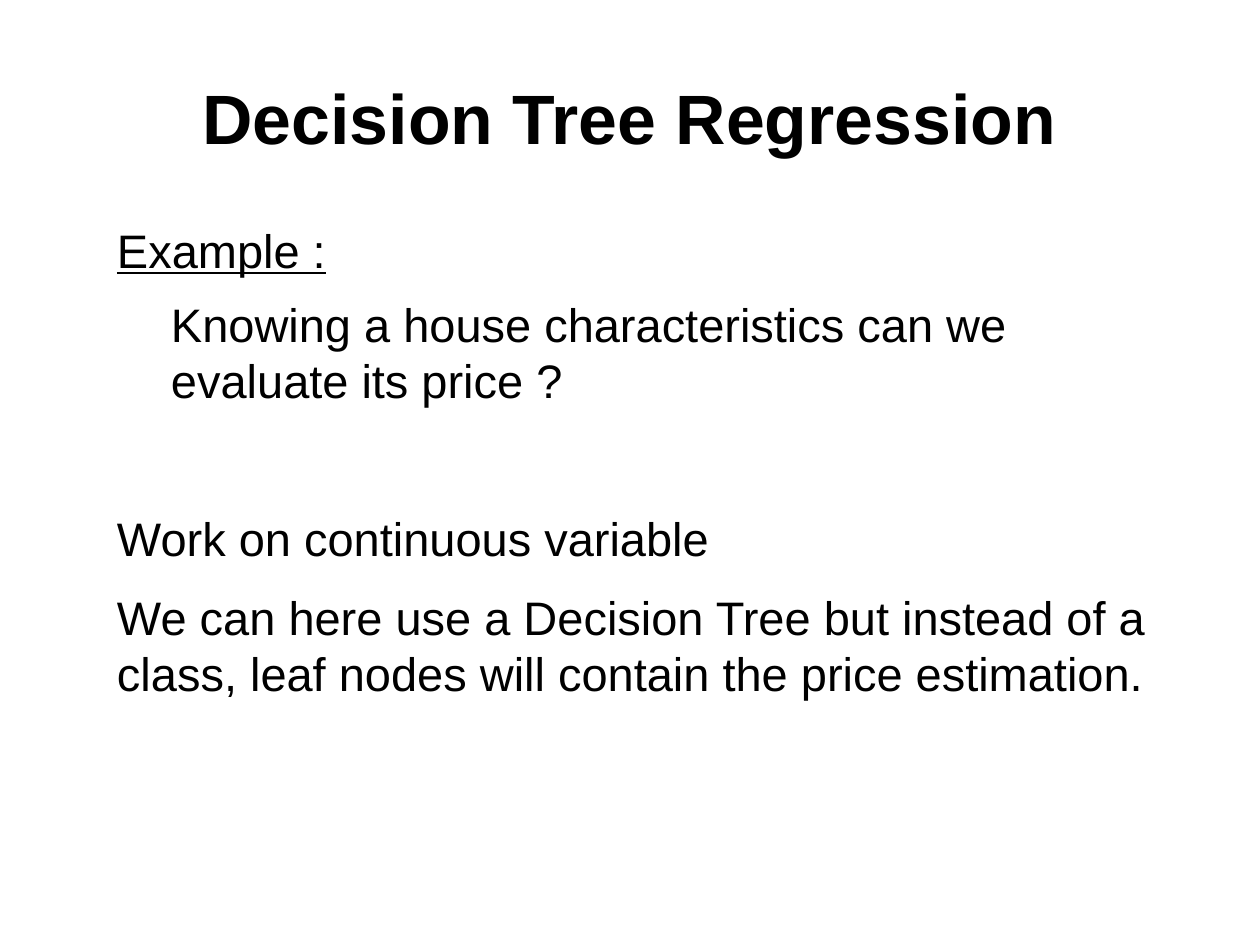
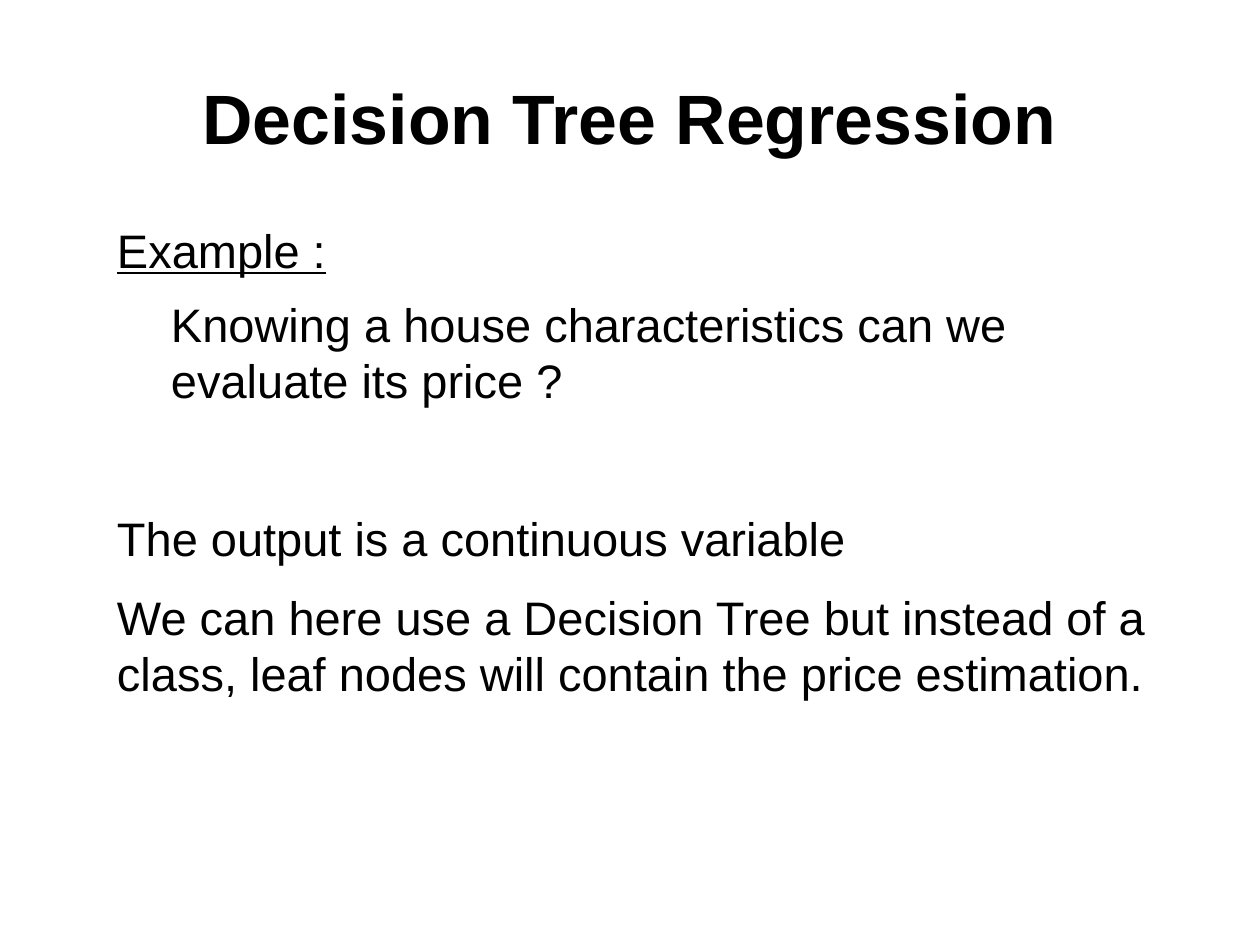
Before and after one commit to tayoakins/bigdata_aims_senegal_II, a slide deck: slide 4 of Slides/ML05_DT_plus.odp. Drawn at 1260x945 pixels with LibreOffice and Linux fonts; fonts in the diff are those of the drawing. Boxes give left, top, right and bottom in pixels: in the first picture for what was removed or moved away, otherwise in the second. Text is boxed around its words. In the diff, an @@ line names an element or a change of style, - is before the commit and + after.

```diff
--- a/Slides/ML05_DT_plus.odp
+++ b/Slides/ML05_DT_plus.odp
@@ text at <box>117,522,845,565</box>: text changed @@
-Work on continuous variable
+The output is a continuous variable
```
Also in this commit, not shown: 2 other slides changed.
